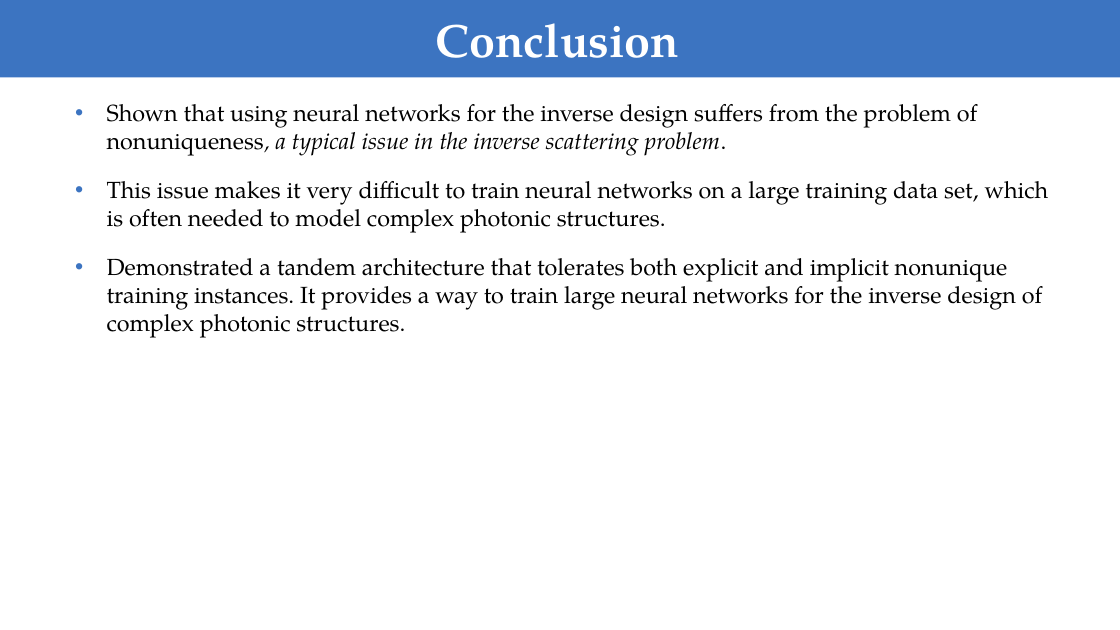
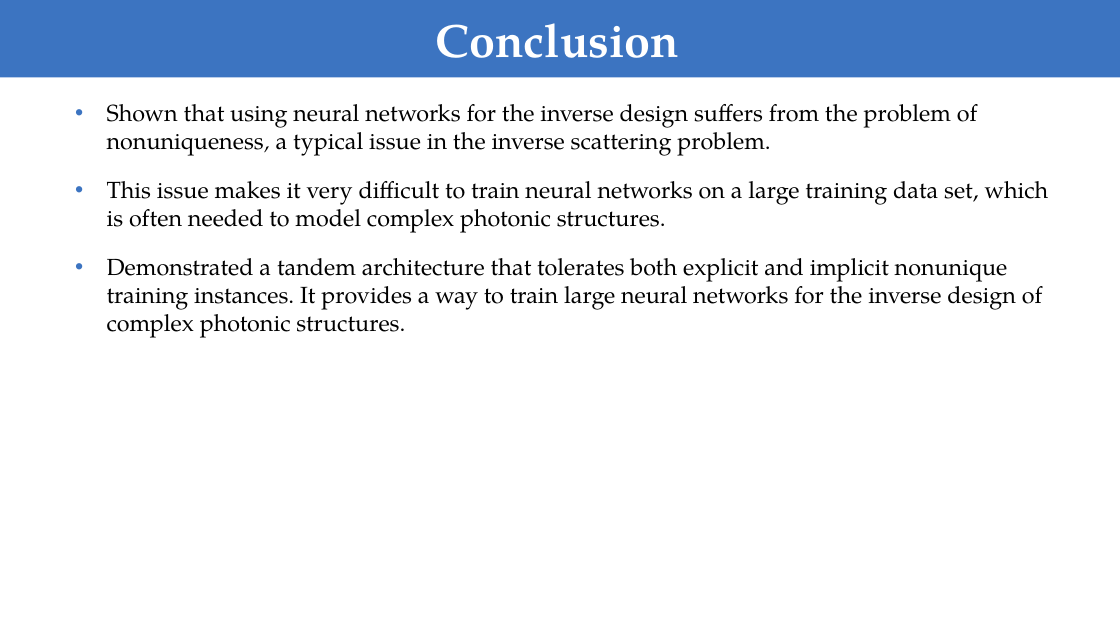
Before and after one commit to FiodarM/InvDesignNet, a slide deck: slide 17 of Training Deep Neural Networks for the Inverse Design of Nanophotonic Structures.pptx. Drawn at 1120x630 pixels with LibreOffice and Linux fonts; fonts in the diff are those of the drawing. Boxes give left, top, right and bottom in pixels: in the first picture for what was removed or moved away, otherwise in the second. Text is boxed around its words. In the diff, an @@ line names an element or a change of style, - is before the commit and + after.

```diff
--- a/Training Deep Neural Networks for the Inverse Design of Nanophotonic Structures.pptx
+++ b/Training Deep Neural Networks for the Inverse Design of Nanophotonic Structures.pptx
@@ text at [107,104,978,156]: italic off in "a typical issue in the inverse scattering ..." @@
```
Also in this commit, not shown: 5 other slides changed.
